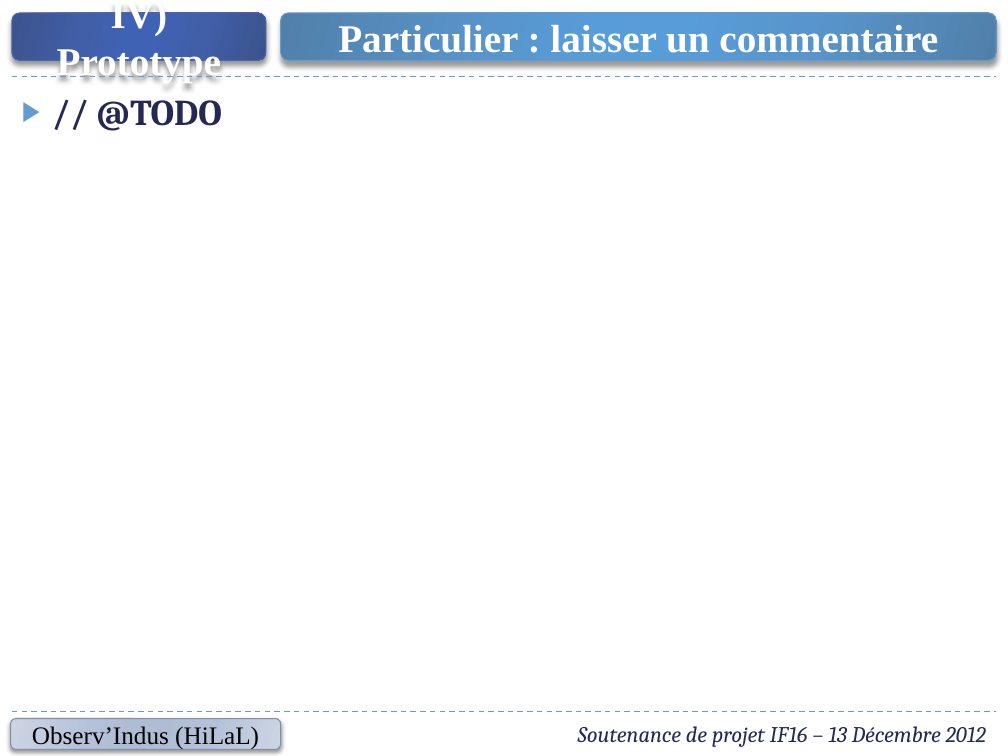
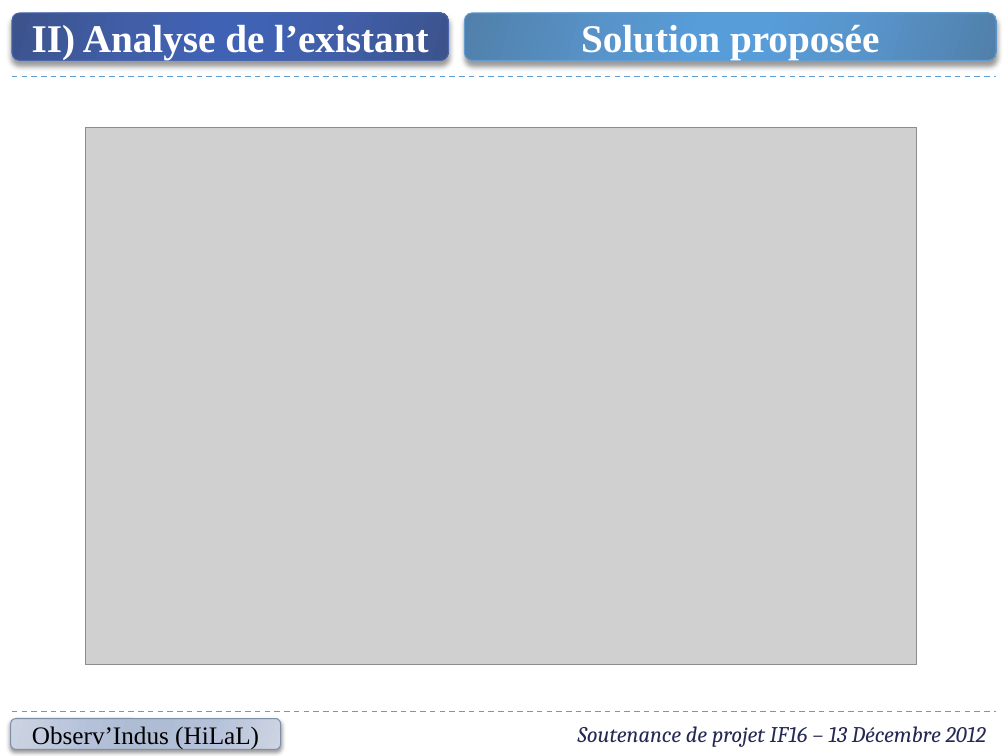
Before and after one commit to cahier/Observ, a slide deck: slide 8 of Presentations/IF16 - Soutenance (2012-12-13).pptx (slide 19 before the commit). Drawn at 1008x756 pixels with LibreOffice and Linux fonts; fonts in the diff are those of the drawing; grey boxes stand for pictures. Boxes give left, top, right and bottom in pixels: in the first picture for what was removed or moved away, otherwise in the second. Text is boxed around its words. In the diff, an @@ line names an element or a change of style, - is before the commit and + after.

```diff
--- a/Presentations/IF16 - Soutenance (2012-12-13).pptx
+++ b/Presentations/IF16 - Soutenance (2012-12-13).pptx
@@ rounded rectangle "II) Analyse de l’existant": place and size @@
-rounded rectangle "II) Analyse de l’existant" at [12, 13, 266, 60]
+rounded rectangle "II) Analyse de l’existant" at [12, 13, 449, 60]
@@ text in rounded rectangle at [32, 25, 428, 59]: text changed @@
-IV) Prototype
+II) Analyse de l’existant
@@ rounded rectangle "Solution proposée": place and size @@
-rounded rectangle "Solution proposée" at [280, 13, 996, 60]
+rounded rectangle "Solution proposée" at [465, 13, 997, 60]
@@ text in rounded rectangle at [581, 25, 879, 59]: text changed @@
-Particulier : laisser un commentaire
+Solution proposée
@@ text removed at [97, 100, 222, 131] @@
-▶ // @TODO
@@ picture added at [86, 128, 917, 664] @@
```
Also in this commit, not shown: 4 other slides changed, 5 slides added.
